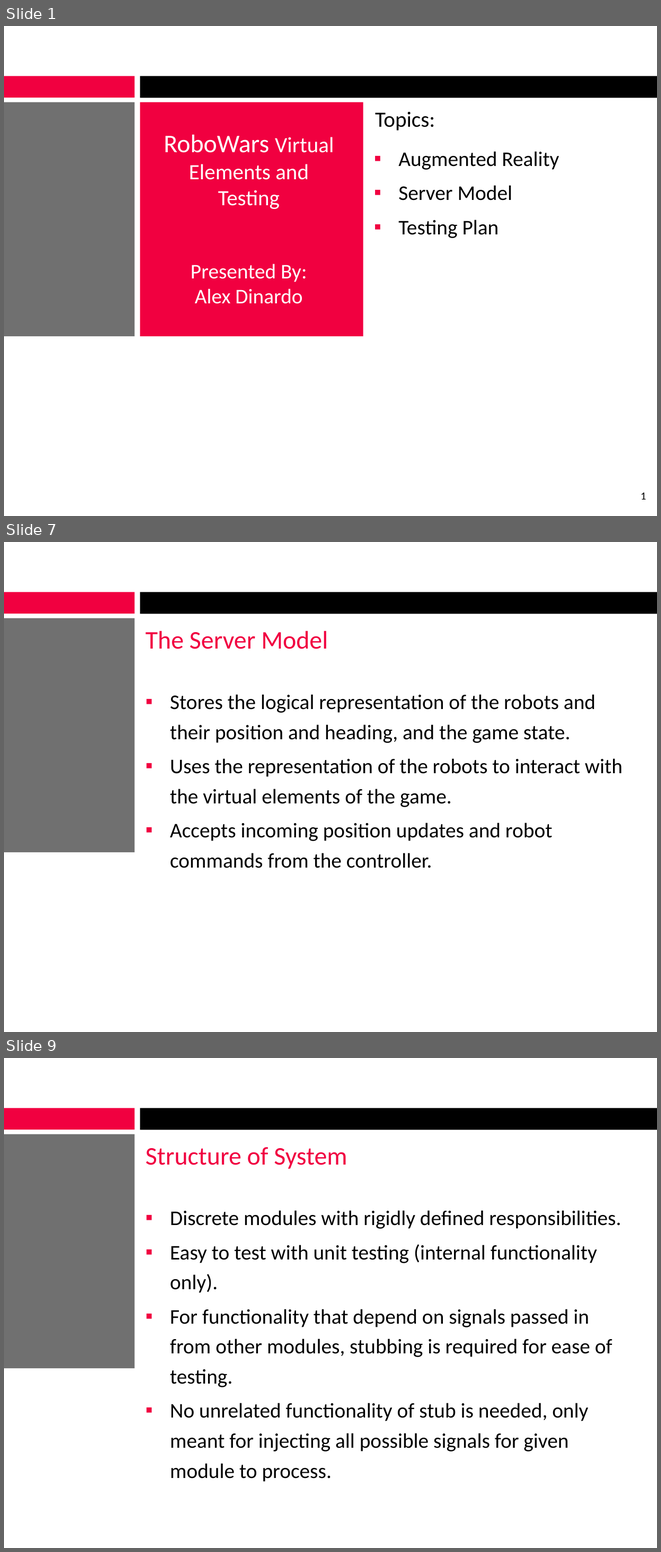
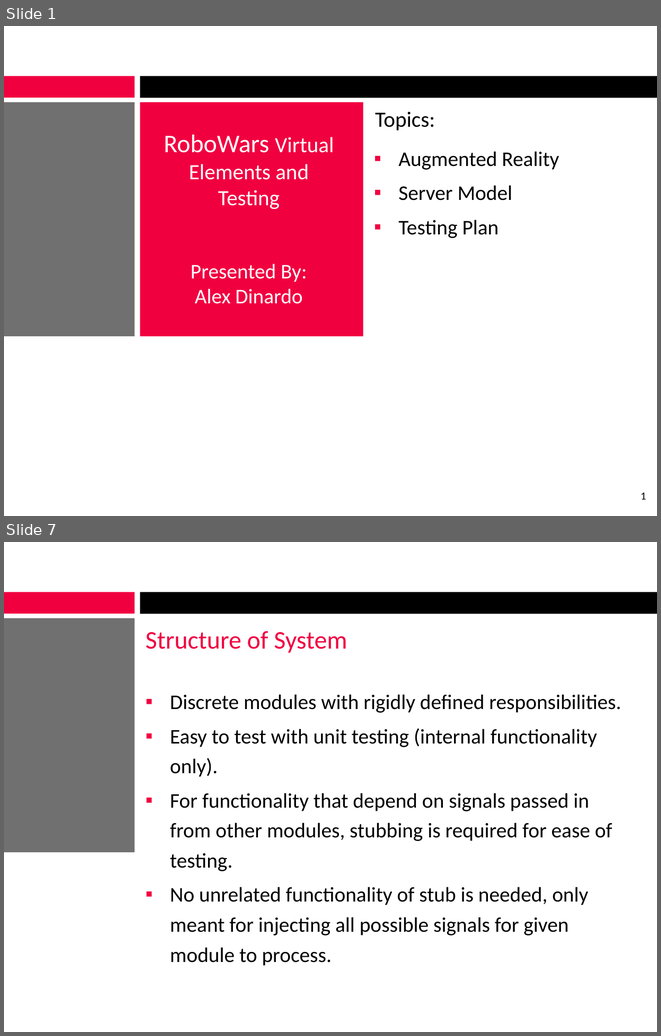
Before and after one commit to alexcraig/RoboWars, a slide deck: docs/presentation_slides/RoboWarsPresentation_AlexDinardo.pptx. Shown one above the other, each under a label of ours: slides 1, 7 and 9 before the commit, slides 1 and 7 after it; the slides between them are not shown. The pictures are 661x1552 and 661x1036 pixels, drawn with LibreOffice and Linux fonts; fonts in the diff are those of the drawing; background and template pictures are left out. Boxes give left, top, right and bottom in pixels: in the first picture for what was removed or moved away, otherwise in the second. Text is boxed around its words. In the diff, an @@ line names an element or a change of style, - is before the commit and + after.

```diff
--- a/docs/presentation_slides/RoboWarsPresentation_AlexDinardo.pptx
+++ b/docs/presentation_slides/RoboWarsPresentation_AlexDinardo.pptx
@@ slide 7 removed at bbox=[4, 542, 657, 1032], background #FFFFFF; not listed: 3 template elements that a slide beside it also shows @@
@@ title removed at bbox=[146, 631, 328, 649] @@
-The Server Model
@@ text removed at bbox=[170, 694, 623, 868] @@
-▪ Stores the logical representation of the robots and their position and heading, and the game state.
-▪ Uses the representation of the robots to interact with the virtual elements of the game.
-▪ Accepts incoming position updates and robot commands from the controller.
@@ what was slide 9 is now slide 7 @@
```
Also in this commit, not shown: 11 slides changed, 1 other slide removed, 3 other files.
